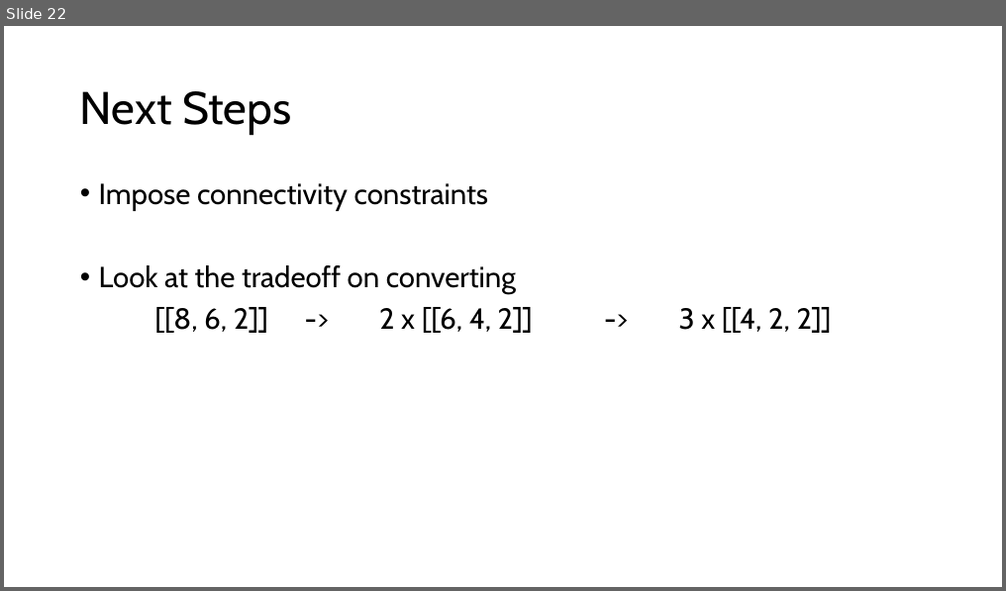
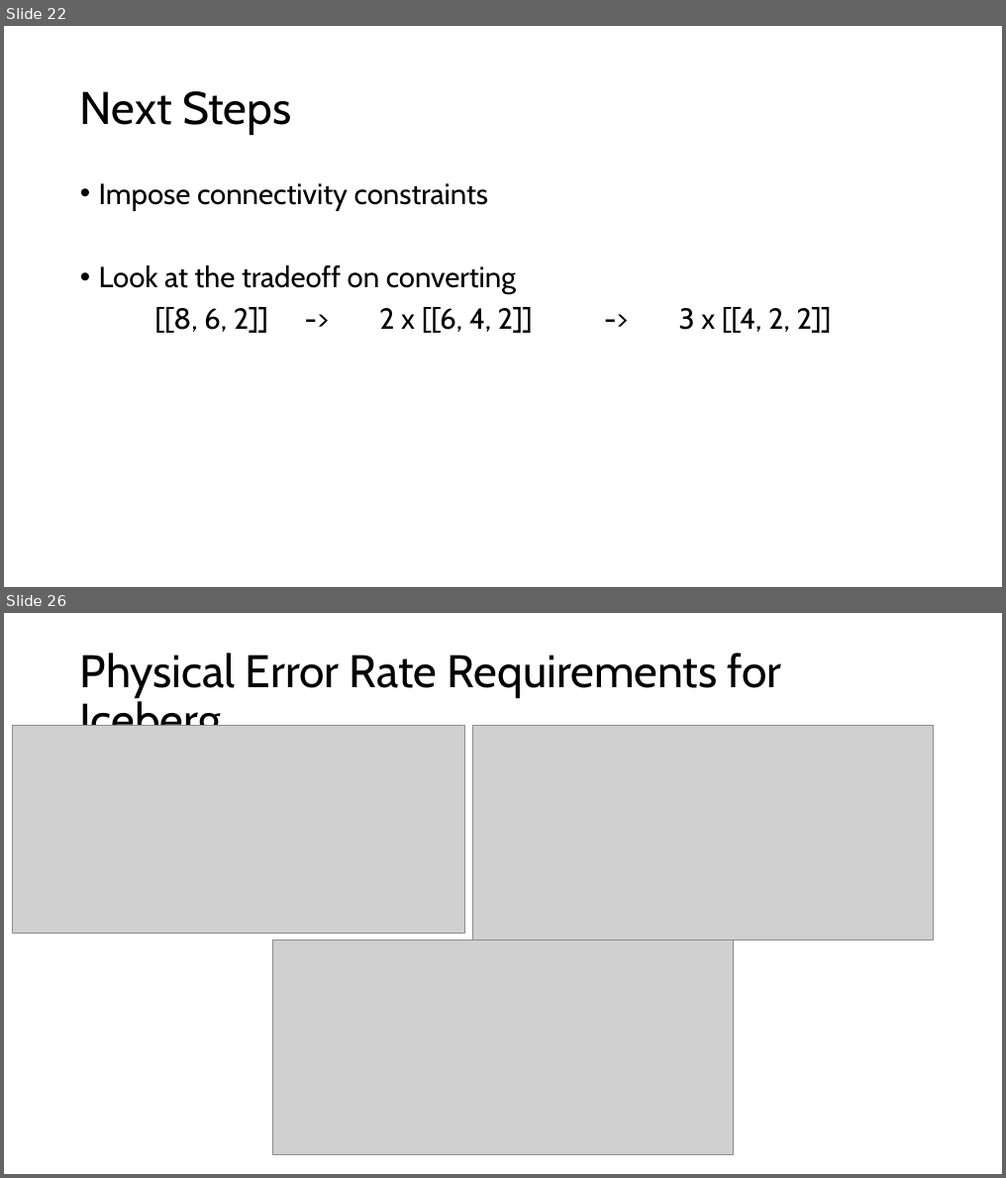
Before and after one commit to Baker-Group-UT/iceberg-compiler, a slide deck: direction.pptx. Shown one above the other, each under a label of ours: slide 22 before the commit, slides 22 and 26 after it; the slides between them are not shown. The pictures are 1006x591 and 1006x1178 pixels, drawn with LibreOffice and Linux fonts; fonts in the diff are those of the drawing; grey boxes stand for pictures. Boxes give left, top, right and bottom in pixels: in the first picture for what was removed or moved away, otherwise in the second. Text is boxed around its words. In the diff, an @@ line names an element or a change of style, - is before the commit and + after.

```diff
--- a/direction.pptx
+++ b/direction.pptx
@@ slide 26 added at <box>4,613,1002,1174</box>, background #FFFFFF @@
@@ title added at <box>80,653,782,726</box>, 44 pt, text #000000 @@
+Physical Error Rate Requirements for Iceberg
@@ picture added at <box>12,725,466,933</box> @@
@@ picture added at <box>472,725,934,940</box> @@
@@ picture added at <box>272,941,734,1156</box> @@
```
Also in this commit, not shown: 4 other slides added, 2 other files.
